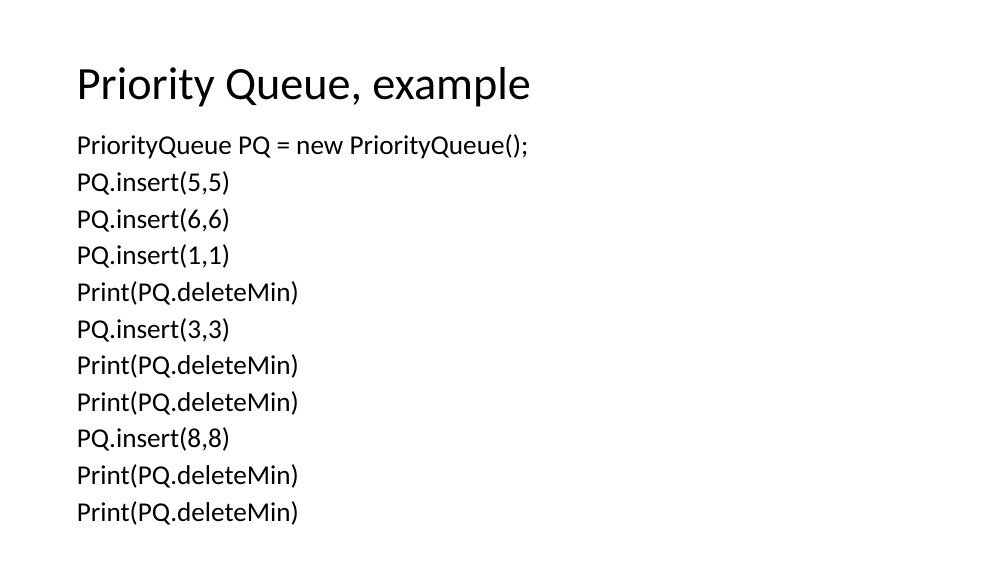
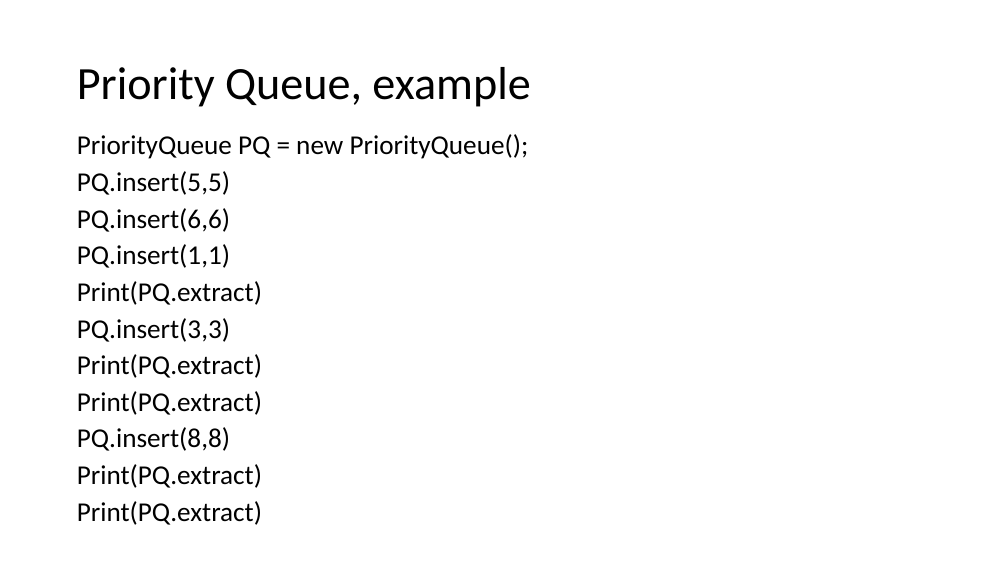
Before and after one commit to natebrunelle/cse332, a slide deck: slide 19 of markdown/files/slides/lecture4_analysis2_pqs.pptx. Drawn at 1008x567 pixels with LibreOffice and Linux fonts; fonts in the diff are those of the drawing. Boxes give left, top, right and bottom in pixels: in the first picture for what was removed or moved away, otherwise in the second. Text is boxed around its words. In the diff, an @@ line names an element or a change of style, - is before the commit and + after.

```diff
--- a/markdown/files/slides/lecture4_analysis2_pqs.pptx
+++ b/markdown/files/slides/lecture4_analysis2_pqs.pptx
@@ text at <box>77,281,262,305</box>: text changed @@
-Print(PQ.deleteMin)
+Print(PQ.extract)
@@ text at <box>77,354,262,415</box>: text changed @@
-Print(PQ.deleteMin)
-Print(PQ.deleteMin)
+Print(PQ.extract)
+Print(PQ.extract)
@@ text at <box>77,464,262,525</box>: text changed @@
-Print(PQ.deleteMin)
-Print(PQ.deleteMin)
+Print(PQ.extract)
+Print(PQ.extract)
```
Also in this commit, not shown: 1 other slide changed, 6 other files.
